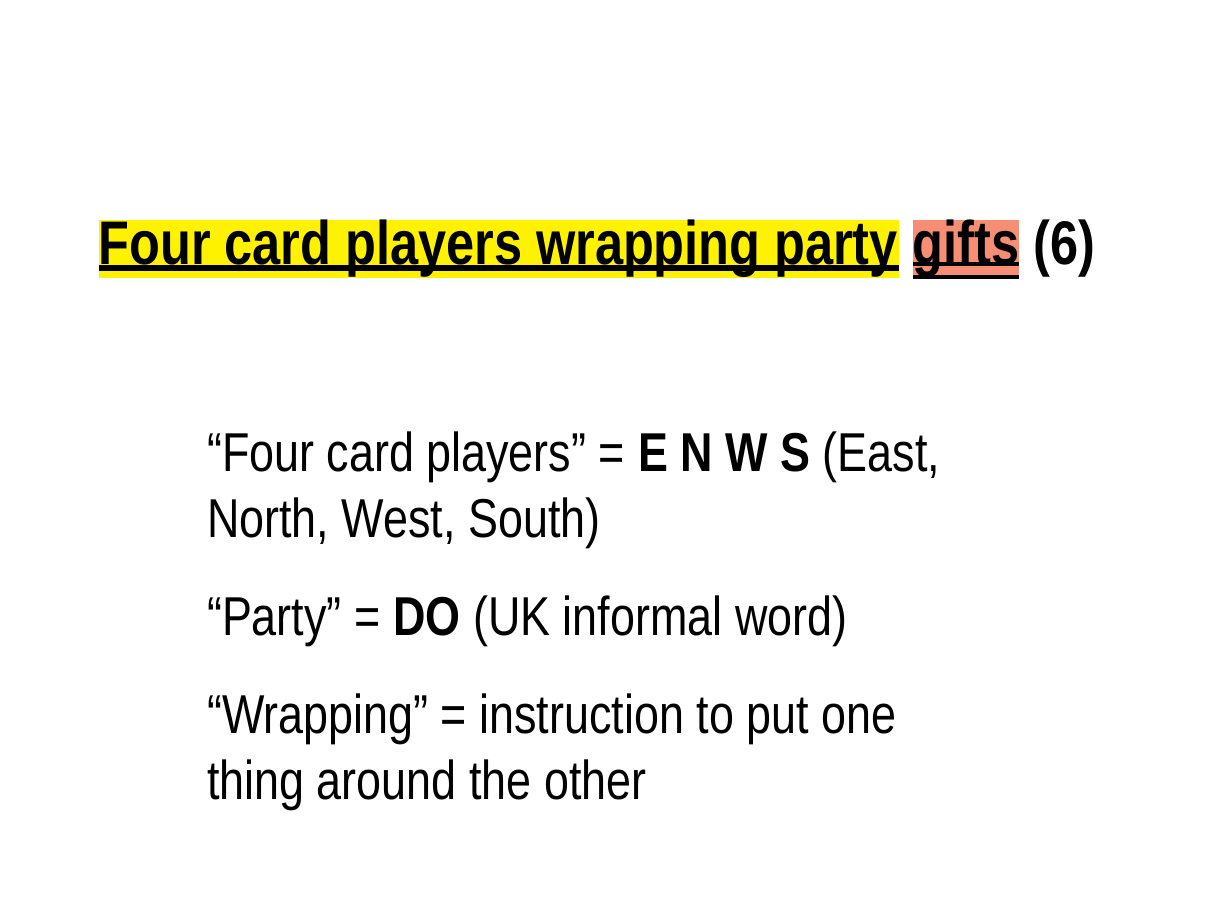
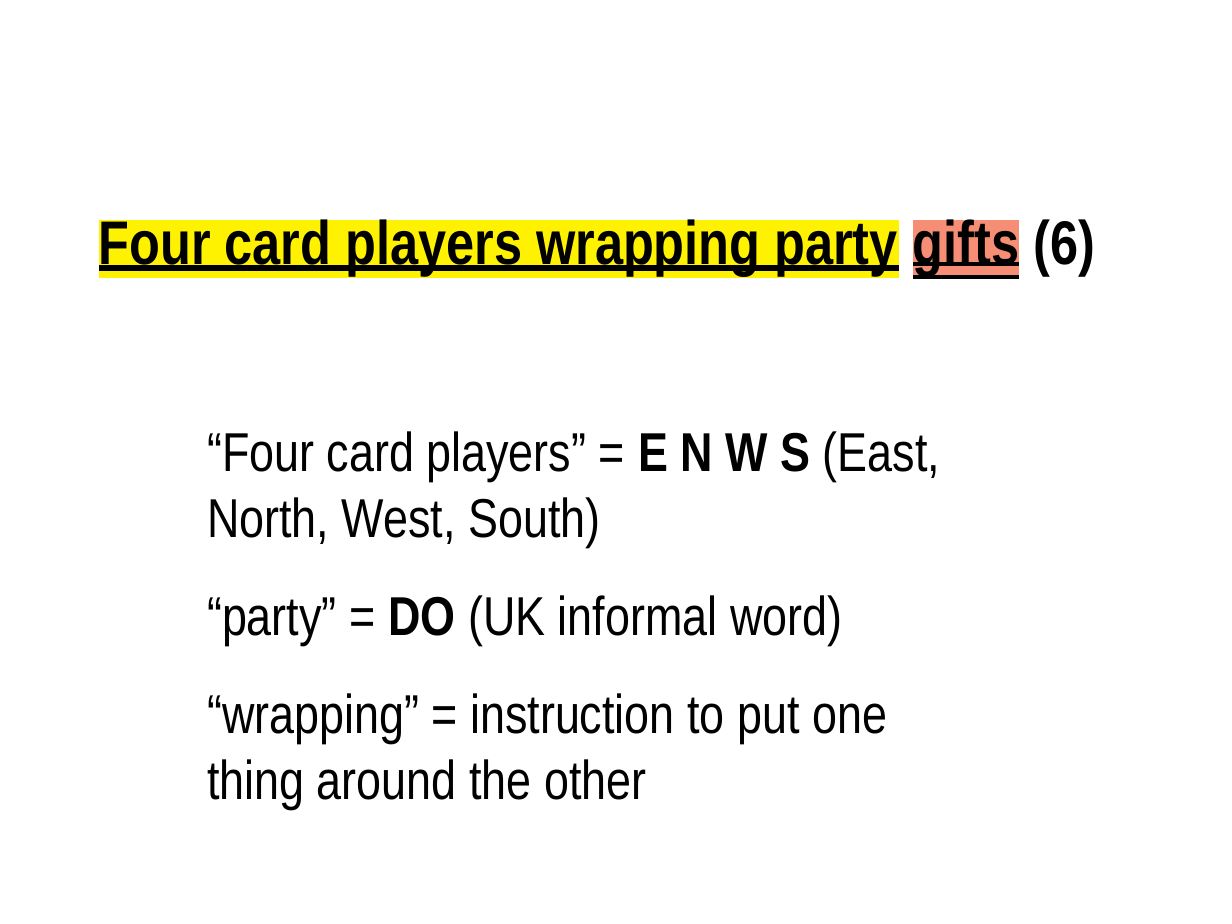
Before and after one commit to martindholmes/cryptic, a slide deck: slide 11 of presentations/tei2017.odp. Drawn at 1232x924 pixels with LibreOffice and Linux fonts; fonts in the diff are those of the drawing; background and template pictures are left out. Boxes give left, top, right and bottom in pixels: in the first picture for what was removed or moved away, otherwise in the second. Text is boxed around its words. In the diff, an @@ line names an element or a change of style, - is before the commit and + after.

```diff
--- a/presentations/tei2017.odp
+++ b/presentations/tei2017.odp
@@ text at (207, 595, 887, 809): text changed @@
-“Party” = DO (UK informal word)
-“Wrapping” = instruction to put one thing around the other
+“party” = DO (UK informal word)
+“wrapping” = instruction to put one thing around the other
```
Also in this commit, not shown: 3 other slides changed, 17 slides added, 1 other file.
